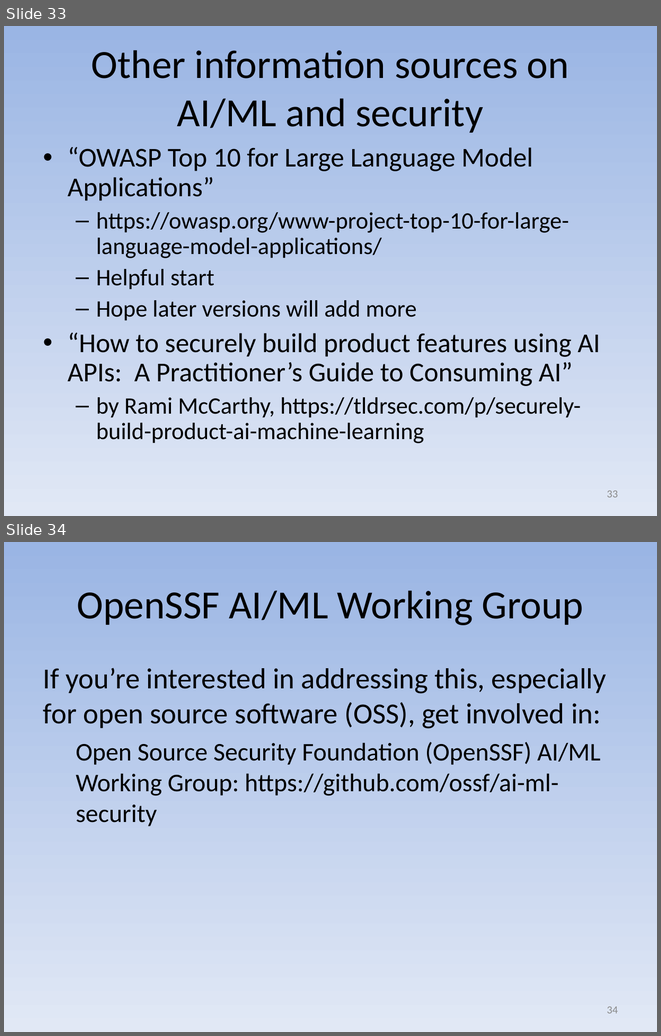
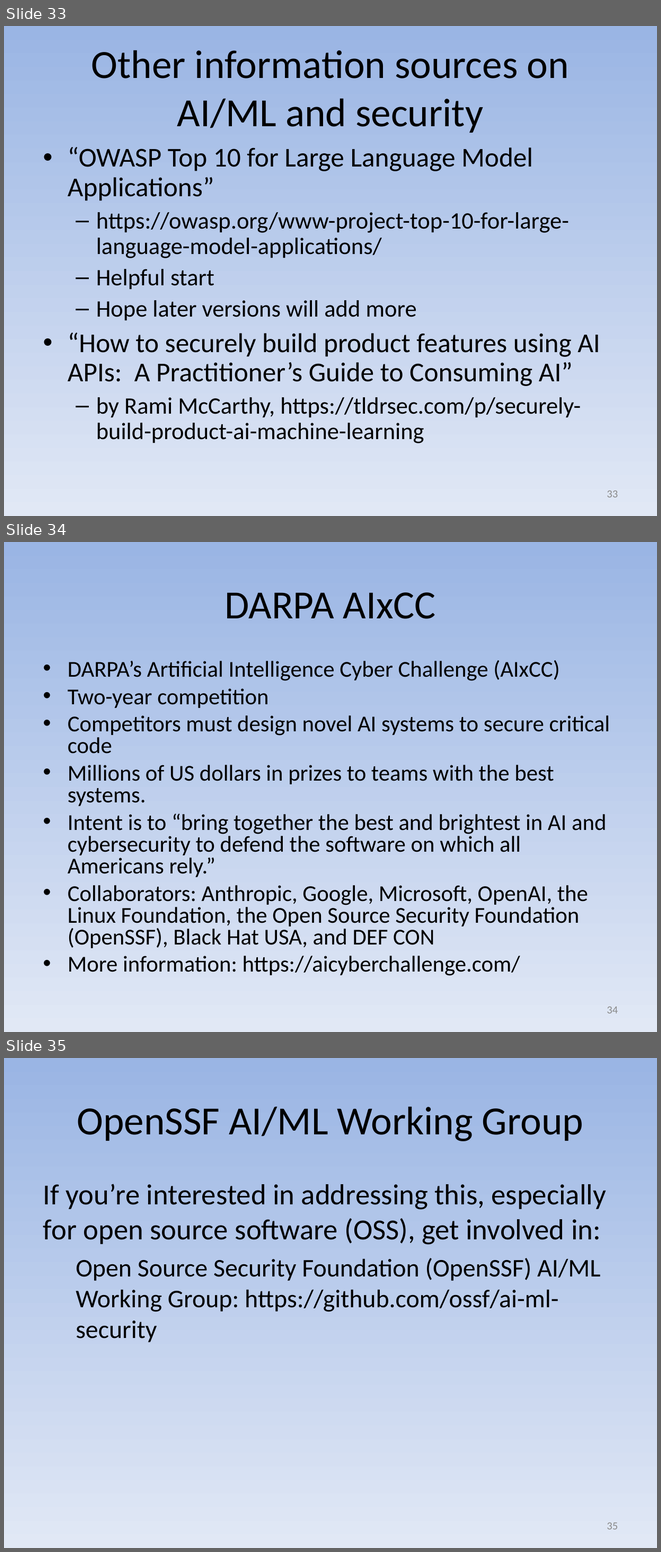
Before and after one commit to david-a-wheeler/david-a-wheeler.github.io, a slide deck: secure-class/presentations/AI-ML-Security.ppt. Shown one above the other, each under a label of ours: slides 33 and 34 before the commit, slides 33, 34 and 35 after it. The pictures are 661x1036 and 661x1552 pixels, drawn with LibreOffice and Linux fonts; fonts in the diff are those of the drawing. Boxes give left, top, right and bottom in pixels: in the first picture for what was removed or moved away, otherwise in the second. Text is boxed around its words. In the diff, an @@ line names an element or a change of style, - is before the commit and + after.

Commit message:
Add AIxCC to AI/ML Security presentation

```diff
--- a/secure-class/presentations/AI-ML-Security.ppt
+++ b/secure-class/presentations/AI-ML-Security.ppt
@@ slide 34 added at [4, 542, 657, 1032], background gradient #9AB5E4 to #E1E8F5 @@
@@ title added at [224, 592, 436, 619], 44 pt, text #000000 @@
+DARPA AIxCC
@@ text added at [68, 660, 610, 976], 25 pt, text #000000 @@
+• DARPA’s Artificial Intelligence Cyber Challenge (AIxCC)
+• Two-year competition
+• Competitors must design novel AI systems to secure critical code
+• Millions of US dollars in prizes to teams with the best systems.
+• Intent is to “bring together the best and brightest in AI and cybersecurity to defend the software on which all Americans rely.”
+• Collaborators: Anthropic, Google, Microsoft, OpenAI, the Linux Foundation, the Open Source Security Foundation (OpenSSF), Black Hat USA, and DEF CON
+• More information: https://aicyberchallenge.com/
@@ page number added at [607, 1006, 618, 1013], 12 pt, text #898989 @@
+34
@@ what was slide 34 is now slide 35 @@
@@ page number at [607, 1522, 618, 1529]: text changed @@
-34
+35
```
Also in this commit, not shown: 1 slide changed.
